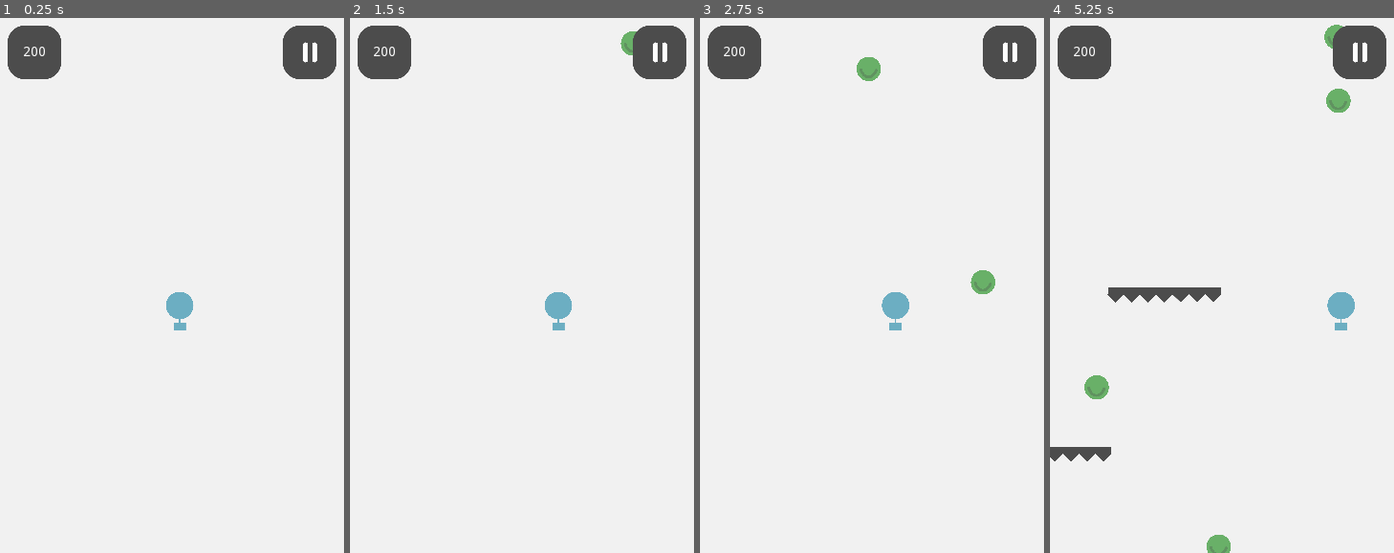
Above: before the commit, frames 1-4 (left to right).
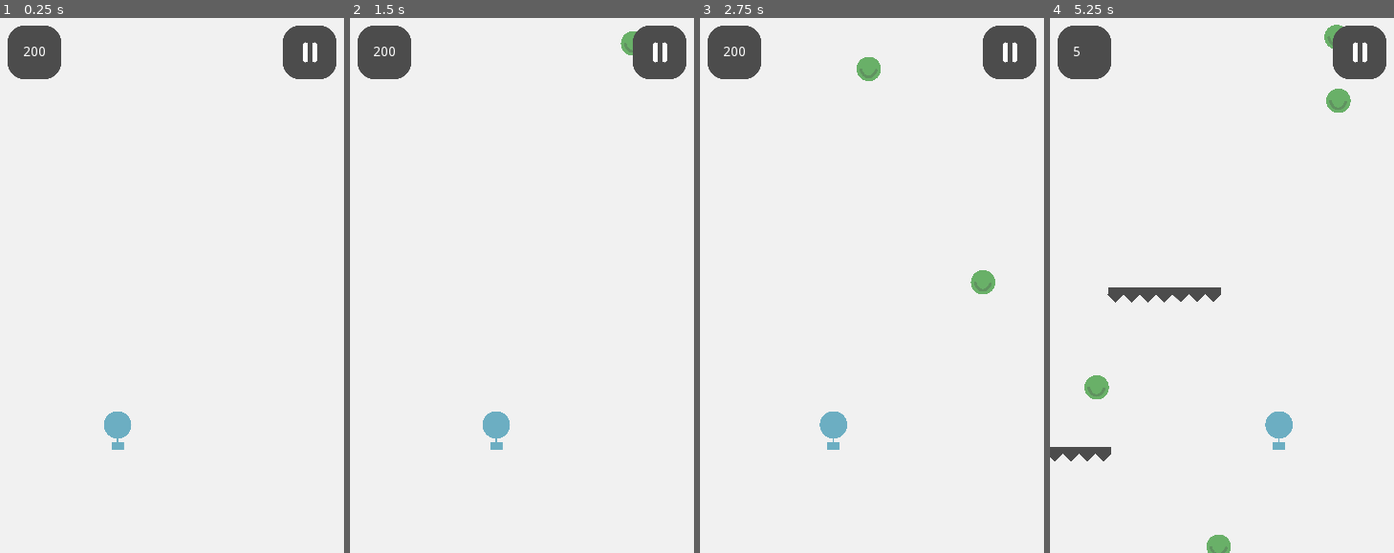
Above: after the commit, the same moments.

Repository: efenstakes/psnn
Game: Godot game, scene res://scenes/PSNN.tscn
Two runs of this game, one before a commit and one after it. Both use one fixed random seed, a clock stepped at 60 frames per second and the inputs below.
Inputs (mouse positions are in pixels of both pictures, inside the frame that each line leads up to):
- Up to frame 1 (0.25 s): no input
- Up to frame 2 (1.5 s): click (659, 50) at 0.5 s; tap Enter at 1.25 s; hold Right (ui_right) from 1.28 s (still down)
- Up to frame 3 (2.75 s): release Right (ui_right) at 2.03 s; hold Left (ui_left) from 2.03 s (still down)
- Up to frame 4 (5.25 s): release Left (ui_left) at 2.78 s; hold Right (ui_right) 2.78-4.28 s; hold Left (ui_left) from 4.28 s (still down)

The runs differ from the first frame. In frame 1, 0.8% of the frame differs, in the area x 30-57%, y 51-81%; in frame 2, 0.8%; in frame 3, 0.8%; in frame 4, 0.8%, in the area x 6-89%, y 5-81%.

Commit message:
update layout

Diff:
--- a/scenes/PSNN.tscn
+++ b/scenes/PSNN.tscn
@@ -8,6 +8,7 @@
 [ext_resource path="res://scenes/GameOverHUD.tscn" type="PackedScene" id=6]
 
 [node name="PSNN" type="Node2D"]
+position = Vector2( -60, 0 )
 script = ExtResource( 5 )
 
 [node name="ColorRect" type="ColorRect" parent="."]
@@ -20,7 +21,7 @@
 }
 
 [node name="Player" parent="." instance=ExtResource( 1 )]
-position = Vector2( 204, 307 )
+position = Vector2( 199, 432 )
 
 [node name="BallonSpawner" parent="." instance=ExtResource( 2 )]
 position = Vector2( 347, -196 )
@@ -33,3 +34,5 @@
 [node name="HUD" parent="HUDDER" instance=ExtResource( 4 )]
 
 [node name="GameOverHUD" parent="." instance=ExtResource( 6 )]
+visible = false
+position = Vector2( 0, -4 )
Not shown, changed: export_presets.cfg
